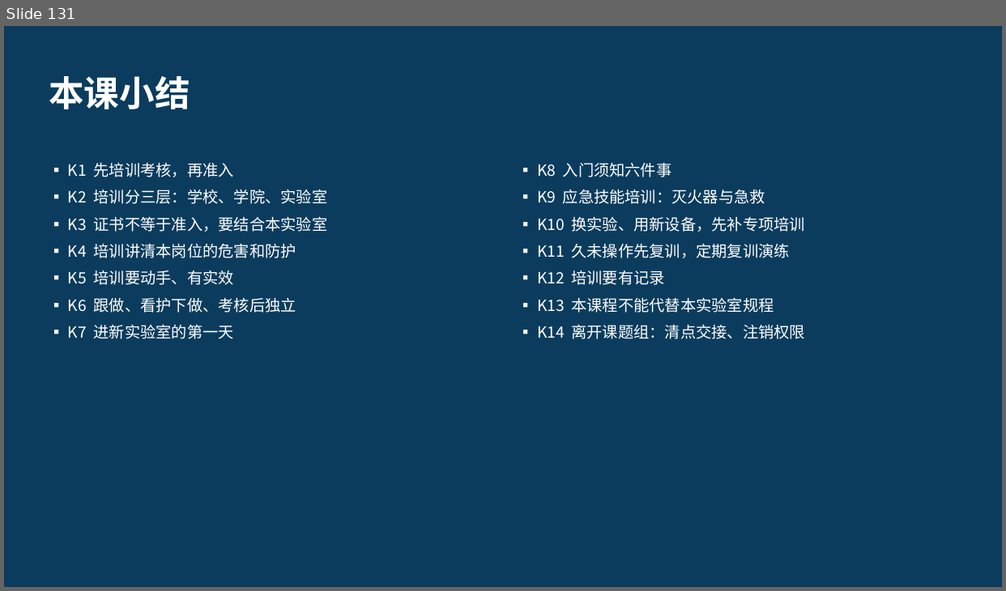
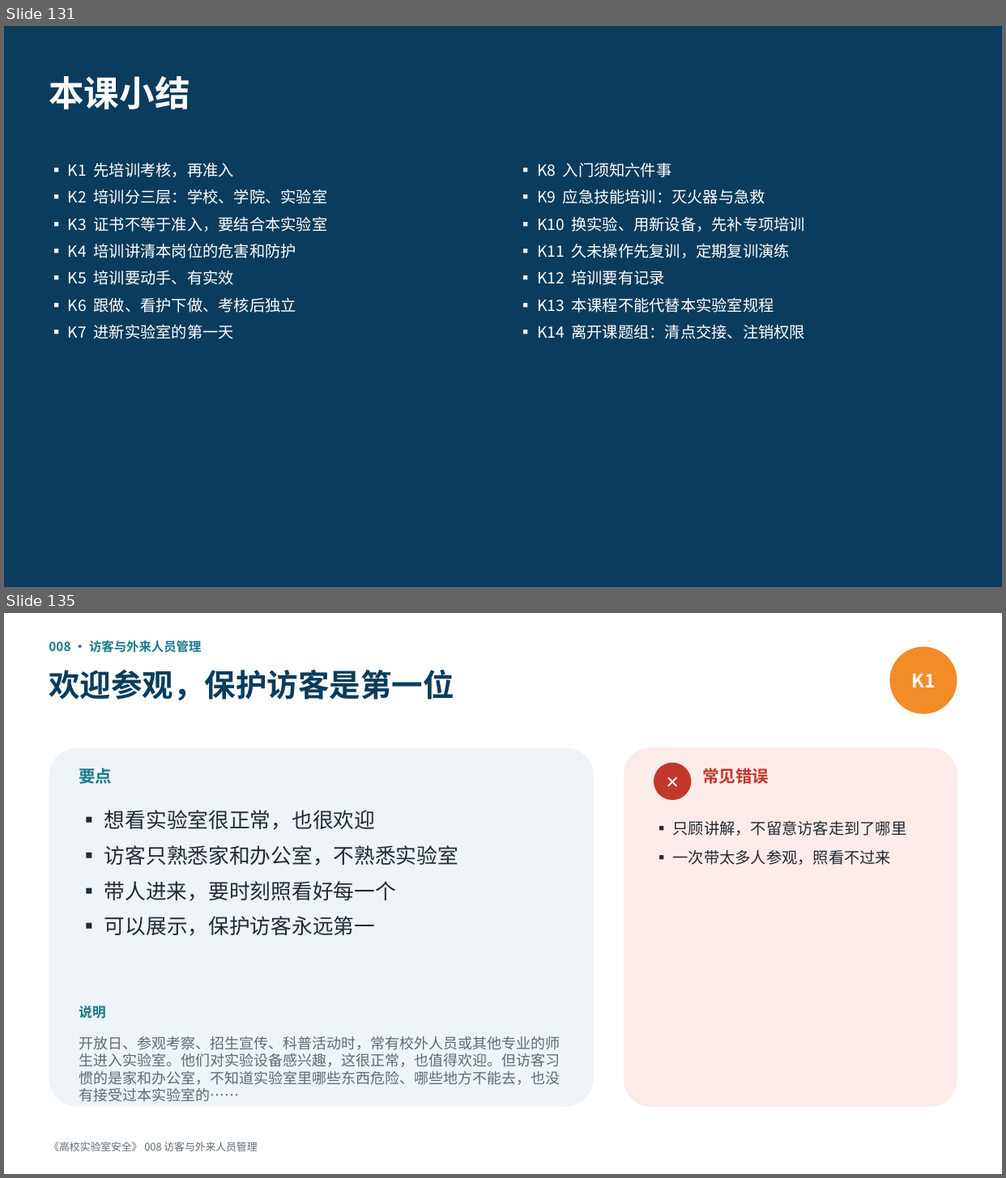
Before and after one commit to hanrongwx-max/videoyoutubo, a slide deck: course/高校实验室安全/课件/第1章_法规、管理与安全文化.pptx. Shown one above the other, each under a label of ours: slide 131 before the commit, slides 131 and 135 after it; the slides between them are not shown. The pictures are 1006x591 and 1006x1178 pixels, drawn with LibreOffice and Linux fonts; fonts in the diff are those of the drawing. Boxes give left, top, right and bottom in pixels: in the first picture for what was removed or moved away, otherwise in the second. Text is boxed around its words. In the diff, an @@ line names an element or a change of style, - is before the commit and + after.

```diff
--- a/course/高校实验室安全/课件/第1章_法规、管理与安全文化.pptx
+++ b/course/高校实验室安全/课件/第1章_法规、管理与安全文化.pptx
@@ slide 135 added at [4,613,1002,1174], background #FFFFFF @@
@@ text added at [49,641,201,653], 12 pt, text #1D7A8C, bold @@
+008 · 访客与外来人员管理
@@ ellipse added at [889,647,957,714], fill #F28C28, 18 pt, text #FFFFFF, bold @@
+K1
@@ text added at [49,670,454,700], 30 pt, text #0B3C5D, bold @@
+欢迎参观，保护访客是第一位
@@ rounded rectangle added at [49,747,594,1107], fill #EEF4F7 @@
@@ rounded rectangle added at [624,747,957,1107], fill #FBECEA @@
@@ text added at [79,768,112,784], 16 pt, text #1D7A8C, bold @@
+要点
@@ ellipse added at [654,763,691,800], fill #C0392B, 16 pt, text #FFFFFF, bold @@
+✕
@@ text added at [702,768,769,784], 16 pt, text #C0392B, bold @@
+常见错误
@@ text added at [104,810,458,936], 20 pt, text #222B33 @@
+▪ 想看实验室很正常，也很欢迎
+▪ 访客只熟悉家和办公室，不熟悉实验室
+▪ 带人进来，要时刻照看好每一个
+▪ 可以展示，保护访客永远第一
@@ text added at [673,820,907,865], 15 pt, text #222B33 @@
+▪ 只顾讲解，不留意访客走到了哪里
+▪ 一次带太多人参观，照看不过来
@@ text added at [79,1006,105,1019], 13 pt, text #1D7A8C, bold @@
+说明
@@ text added at [79,1037,560,1085], 14 pt, text #5F6B75 @@
+开放日、参观考察、招生宣传、科普活动时，常有校外人员或其他专业的师生进入实验室。他们对实验设备感兴趣，这很正常，也值得欢迎。但访客习惯的是家和办公室，不知道实验室里哪些东西危险、哪些地方不能去，也没有接受过本实验室的……
@@ text added at [49,1142,257,1152], 10 pt, text #5F6B75 @@
+《高校实验室安全》 008 访客与外来人员管理
```
Also in this commit, not shown: 21 other slides added, 2 other files.
